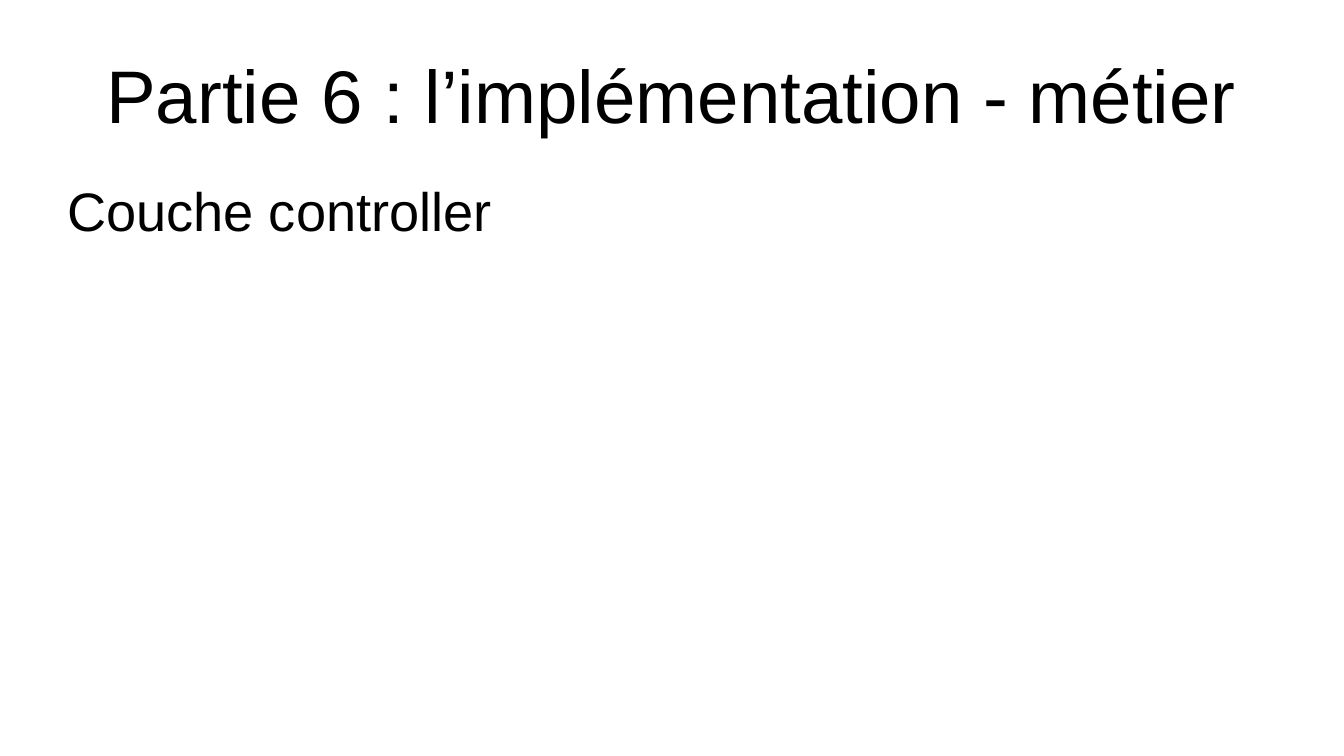
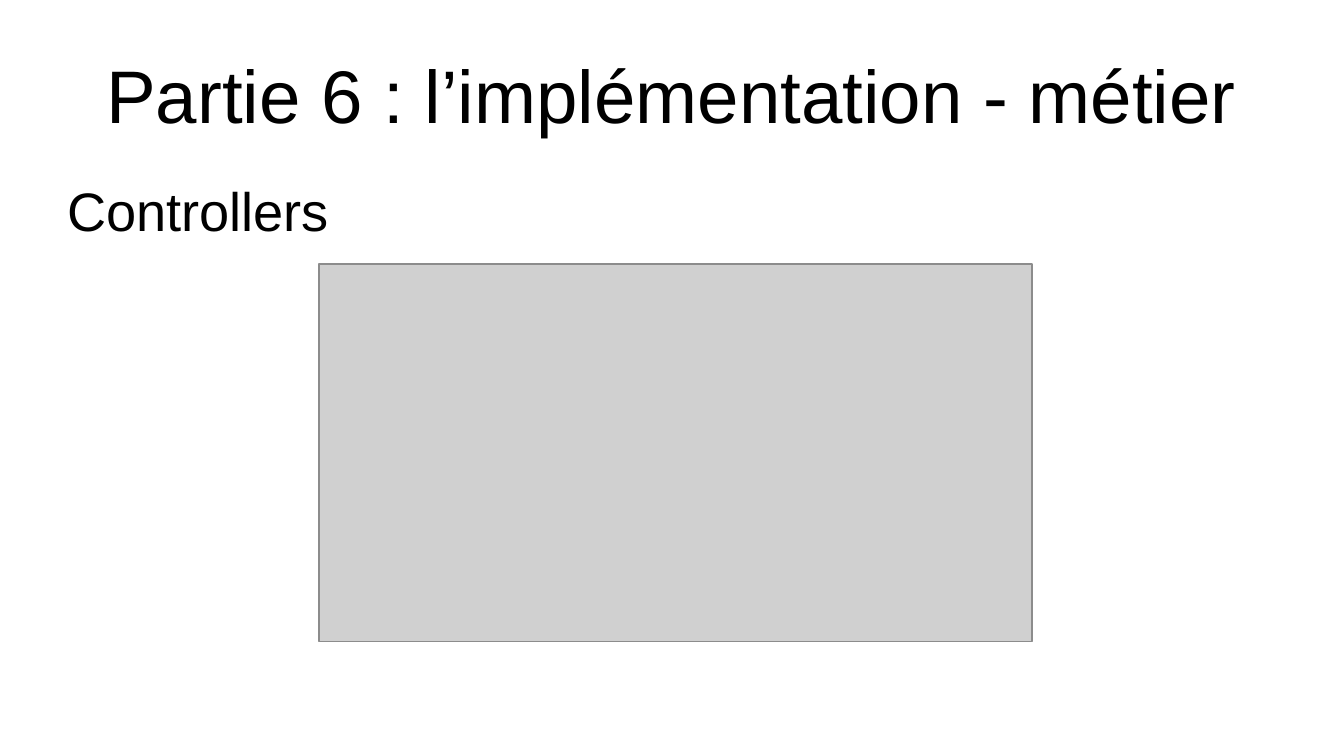
Before and after one commit to EmmaBroudic/Projet-Nooky, a slide deck: slide 41 of doc/Nooky.odp (slide 39 before the commit). Drawn at 1344x756 pixels with LibreOffice and Linux fonts; fonts in the diff are those of the drawing; grey boxes stand for pictures. Boxes give left, top, right and bottom in pixels: in the first picture for what was removed or moved away, otherwise in the second. Text is boxed around its words. In the diff, an @@ line names an element or a change of style, - is before the commit and + after.

```diff
--- a/doc/Nooky.odp
+++ b/doc/Nooky.odp
@@ text at (67,191,329,232): text changed @@
-Couche controller
+Controllers
@@ picture added at (320,265,1033,643) @@
```
Also in this commit, not shown: 13 other slides changed, 4 slides added, 2 other files.
